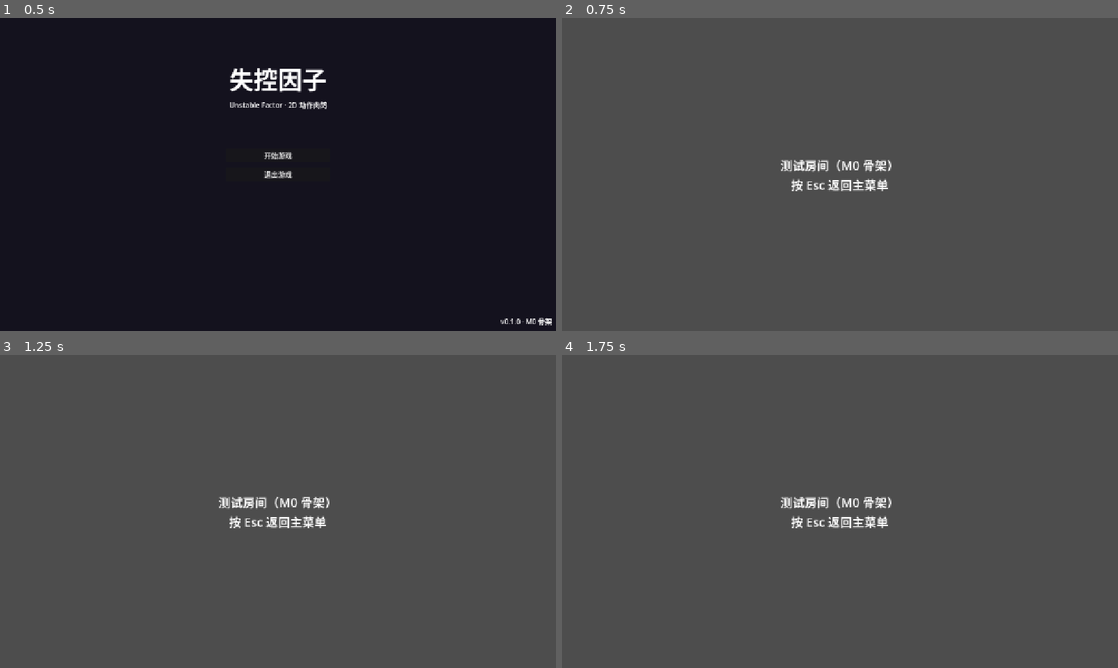
Above: before the commit, frames 1-4 (two rows, left to right).
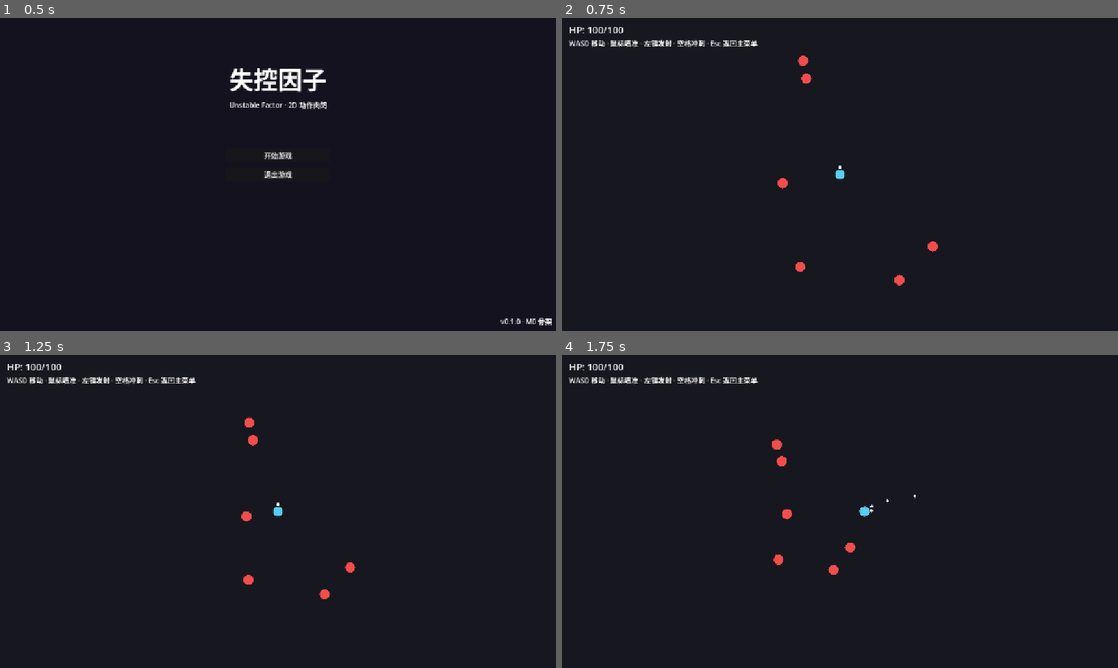
Above: after the commit, the same moments.

Repository: yyyhhh0317/EE
Game: Godot game, scene res://ui/main_menu/main_menu.tscn
Two runs of this game, one before a commit and one after it. Both use one fixed random seed, a clock stepped at 60 frames per second and the inputs below.
Inputs (mouse positions are in pixels of both pictures, inside the frame that each line leads up to):
- Up to frame 1 (0.5 s): no input
- Up to frame 2 (0.75 s): click "开始游戏" at 0.5 s
- Up to frame 3 (1.25 s): no input
- Up to frame 4 (1.75 s): move the mouse to (962, 495) at 1.27 s; press the mouse at (962, 495) at 1.28 s; hold D (move_right) from 1.28 s (still down); tap Space (dash) at 1.55 s

Frame 1 is identical in both runs. In frame 2, 100% of the frame differs, in the area x 0-100%, y 0-100%; in frame 3, 100%; in frame 4, 100%.

Commit message:
M1完成初步框架搭建

Diff:
--- a/autoload/event_bus.gd
+++ b/autoload/event_bus.gd
@@ -27,6 +27,12 @@
 func emit(event_name: String, payload: Variant = null) -> void:
 	event_emitted.emit(event_name, payload)
 	if _listeners.has(event_name):
-		# 复制一份，避免回调中增删订阅导致的遍历问题。
-		for cb: Callable in _listeners[event_name].duplicate():
+		var arr: Array = _listeners[event_name]
+		var invalid: Array = []
+		for cb: Callable in arr:
+			if not cb.is_valid():
+				invalid.append(cb)
+				continue
 			cb.call(payload)
+		for cb in invalid:
+			arr.erase(cb)
--- /dev/null
+++ b/combat/combat_resolver.gd
@@ -0,0 +1,17 @@
+class_name CombatResolver
+extends RefCounted
+## 伤害结算管线（M1 最小版：无词条，仅预留扩展点）。
+## 后续接入 Modifier 系统时，在 calculate_damage 处做加成/减免/行为钩子。
+
+## 计算最终伤害。
+static func calculate_damage(base_damage: float, _target: Node = null) -> float:
+	return maxf(0.0, base_damage)
+
+## 对目标施加伤害，返回实际造成的伤害。
+static func deal_damage(target: Node, base_damage: float, source: Node = null) -> float:
+	if not is_instance_valid(target) or not target.has_method("take_damage"):
+		return 0.0
+	var dealt := calculate_damage(base_damage, target)
+	target.take_damage(dealt, source)
+	EventBus.emit("combat.damage_dealt", {"target": target, "amount": dealt, "source": source})
+	return dealt
--- /dev/null
+++ b/combat/damage_number.gd
@@ -0,0 +1,25 @@
+extends Label
+## 飘字伤害数字（表现层，由测试房按 combat.damage_dealt 事件生成）。
+
+var _color: Color = Color.WHITE
+
+func setup(amount: float, pos: Vector2, color: Color) -> void:
+	_color = color
+	position = pos + Vector2(-40, -12) + Vector2(randf_range(-10, 10), randf_range(-16, -4))
+	size = Vector2(80, 24)
+	text = str(int(round(amount)))
+	horizontal_alignment = HORIZONTAL_ALIGNMENT_CENTER
+	vertical_alignment = VERTICAL_ALIGNMENT_CENTER
+	modulate = color
+	z_index = 100
+	add_theme_color_override("font_outline_color", Color.BLACK)
+	add_theme_constant_override("outline_size", 4)
+	_animate()
+
+func _animate() -> void:
+	var start := position
+	var tween := create_tween()
+	tween.set_parallel(true)
+	tween.tween_property(self, "position", start + Vector2(0, -40), 0.6)
+	tween.tween_property(self, "modulate", Color(_color.r, _color.g, _color.b, 0.0), 0.5).set_delay(0.15)
+	tween.chain().tween_callback(queue_free)
--- /dev/null
+++ b/combat/damage_number.tscn
@@ -0,0 +1,6 @@
+[gd_scene load_steps=2 format=3]
+
+[ext_resource type="Script" path="res://combat/damage_number.gd" id="1"]
+
+[node name="DamageNumber" type="Label"]
+script = ExtResource("1")
--- /dev/null
+++ b/combat/health.gd
@@ -0,0 +1,27 @@
+class_name HealthComponent
+extends Node
+## 生命组件：管理 HP 与死亡判定（组件组合，玩家 / 敌人复用）。
+
+signal damaged(amount: float, new_hp: float)
+signal died
+
+@export var max_hp: float = 100.0
+
+var hp: float
+
+func _ready() -> void:
+	hp = max_hp
+
+func take_damage(amount: float) -> void:
+	if hp <= 0.0:
+		return
+	hp = maxf(0.0, hp - amount)
+	damaged.emit(amount, hp)
+	if hp <= 0.0:
+		died.emit()
+
+func heal(amount: float) -> void:
+	hp = minf(max_hp, hp + amount)
+
+func is_dead() -> bool:
+	return hp <= 0.0
--- /dev/null
+++ b/combat/projectile.gd
@@ -0,0 +1,38 @@
+class_name Projectile
+extends Area2D
+## 玩家因子能量投射物。
+
+@export var speed: float = 600.0
+@export var damage: float = 10.0
+@export var lifetime: float = 3.0
+
+var direction: Vector2 = Vector2.RIGHT
+var source: Node = null
+
+@onready var body_sprite: Sprite2D = $Body
+
+func _ready() -> void:
+	body_entered.connect(_on_body_entered)
+	body_sprite.texture = Placeholder.circle(3, Color.WHITE)
+	body_sprite.modulate = Color(0.9, 0.95, 1.0)
+
+func setup(pos: Vector2, dir: Vector2, dmg: float, spd: float, src: Node) -> void:
+	global_position = pos
+	direction = dir.normalized()
+	damage = dmg
+	speed = spd
+	source = src
+	rotation = direction.angle()
+
+func _physics_process(delta: float) -> void:
+	lifetime -= delta
+	if lifetime <= 0.0:
+		queue_free()
+		return
+	global_position += direction * speed * delta
+
+func _on_body_entered(body: Node) -> void:
+	if body == source:
+		return
+	CombatResolver.deal_damage(body, damage, source)
+	queue_free()
--- /dev/null
+++ b/combat/projectile.tscn
@@ -0,0 +1,16 @@
+[gd_scene load_steps=3 format=3]
+
+[ext_resource type="Script" path="res://combat/projectile.gd" id="1"]
+
+[sub_resource type="CircleShape2D" id="CircleShape2D_1"]
+radius = 5.0
+
+[node name="Projectile" type="Area2D"]
+collision_layer = 4
+collision_mask = 2
+script = ExtResource("1")
+
+[node name="CollisionShape2D" type="CollisionShape2D" parent="."]
+shape = SubResource("CircleShape2D_1")
+
+[node name="Body" type="Sprite2D" parent="."]
--- /dev/null
+++ b/enemies/basic_enemy.gd
@@ -0,0 +1,99 @@
+class_name BasicEnemy
+extends CharacterBody2D
+## 基础杂兵：待机 → 索敌 → 追击 → 攻击前摇（预警）→ 近战攻击 → 受击/死亡。
+
+enum State { IDLE, CHASE, WINDUP }
+
+@export var move_speed: float = 120.0
+@export var detect_range: float = 320.0
+@export var attack_range: float = 42.0
+@export var attack_damage: float = 10.0
+@export var windup_time: float = 0.55
+@export var attack_cooldown: float = 0.8
+
+var _base_color := Color(0.95, 0.3, 0.3)  # 红色
+
+@onready var health: HealthComponent = $Health
+@onready var body_sprite: Sprite2D = $Body
+
+var state: State = State.IDLE
+var _player: Player = null
+var _windup_timer: float = 0.0
+var _attack_cd: float = 0.0
+
+func _ready() -> void:
+	add_to_group("enemy")
+	body_sprite.texture = Placeholder.circle(12, Color.WHITE)
+	body_sprite.modulate = _base_color
+	health.died.connect(_on_died)
+	health.damaged.connect(_on_damaged)
+
+func _physics_process(delta: float) -> void:
+	_attack_cd = maxf(0.0, _attack_cd - delta)
+	match state:
+		State.IDLE:
+			_idle()
+		State.CHASE:
+			_chase(delta)
+		State.WINDUP:
+			_windup(delta)
+
+func _idle() -> void:
+	if _player == null or not is_instance_valid(_player):
+		_player = _find_player()
+	if _player != null and global_position.distance_to(_player.global_position) <= detect_range:
+		state = State.CHASE
+
+func _find_player() -> Player:
+	var group := get_tree().get_nodes_in_group("player")
+	return group[0] as Player if not group.is_empty() else null
+
+func _chase(delta: float) -> void:
+	if _player == null or not is_instance_valid(_player):
+		state = State.IDLE
+		return
+	var to_player := _player.global_position - global_position
+	var dist := to_player.length()
+	if dist > detect_range * 1.4:
+		state = State.IDLE
+		return
+	if dist <= attack_range:
+		if _attack_cd <= 0.0:
+			_begin_windup()
+		return
+	velocity = to_player.normalized() * move_speed
+	move_and_slide()
+
+func _begin_windup() -> void:
+	state = State.WINDUP
+	_windup_timer = windup_time
+	velocity = Vector2.ZERO
+	body_sprite.modulate = Color(1.6, 0.5, 0.5)
+	var tween := create_tween()
+	tween.tween_property(body_sprite, "scale", Vector2(1.25, 1.25), windup_time)
+
+func _windup(delta: float) -> void:
+	_windup_timer -= delta
+	if _windup_timer <= 0.0:
+		_do_attack()
+
+func _do_attack() -> void:
+	body_sprite.scale = Vector2.ONE
+	body_sprite.modulate = _base_color
+	_attack_cd = attack_cooldown
+	state = State.CHASE
+	if _player != null and is_instance_valid(_player):
+		if global_position.distance_to(_player.global_position) <= attack_range * 1.5:
+			CombatResolver.deal_damage(_player, attack_damage, self)
+
+func take_damage(amount: float, _source: Node = null) -> void:
+	health.take_damage(amount)
+
+func _on_damaged(_amount: float, _new_hp: float) -> void:
+	body_sprite.modulate = Color.WHITE
+	var tween := create_tween()
+	tween.tween_property(body_sprite, "modulate", _base_color, 0.12)
+
+func _on_died() -> void:
+	EventBus.emit("combat.entity_died", self)
+	queue_free()
--- /dev/null
+++ b/enemies/basic_enemy.tscn
@@ -0,0 +1,21 @@
+[gd_scene load_steps=4 format=3]
+
+[ext_resource type="Script" path="res://enemies/basic_enemy.gd" id="1"]
+[ext_resource type="Script" path="res://combat/health.gd" id="2"]
+
+[sub_resource type="CircleShape2D" id="CircleShape2D_1"]
+radius = 10.0
+
+[node name="BasicEnemy" type="CharacterBody2D"]
+collision_layer = 2
+collision_mask = 0
+script = ExtResource("1")
+
+[node name="CollisionShape2D" type="CollisionShape2D" parent="."]
+shape = SubResource("CircleShape2D_1")
+
+[node name="Body" type="Sprite2D" parent="."]
+
+[node name="Health" type="Node" parent="."]
+script = ExtResource("2")
+max_hp = 40.0
--- /dev/null
+++ b/player/player.gd
@@ -0,0 +1,102 @@
+class_name Player
+extends CharacterBody2D
+## 玩家（零号受试者）：俯视角走位 + 鼠标瞄准 + 因子能量发射 + 冲刺（无敌帧）。
+
+@export var move_speed: float = 220.0
+@export var fire_rate: float = 0.15
+@export var projectile_damage: float = 12.0
+@export var projectile_speed: float = 600.0
+@export var dash_speed: float = 620.0
+@export var dash_time: float = 0.15
+@export var dash_cooldown: float = 0.5
+
+const PROJECTILE_SCENE := preload("res://combat/projectile.tscn")
+
+var _base_color := Color(0.35, 0.8, 0.95)  # 青色
+
+@onready var health: HealthComponent = $Health
+@onready var body_sprite: Sprite2D = $Body
+@onready var muzzle: Sprite2D = $Muzzle
+@onready var camera: Camera2D = $Camera2D
+
+var _fire_cd: float = 0.0
+var _dash_cd: float = 0.0
+var _dash_timer: float = 0.0
+var _dash_dir: Vector2 = Vector2.ZERO
+var _invincible_timer: float = 0.0
+
+func _ready() -> void:
+	add_to_group("player")
+	_apply_placeholder_textures()
+	health.damaged.connect(_on_damaged)
+	health.died.connect(_on_health_died)
+
+func _physics_process(delta: float) -> void:
+	_fire_cd = maxf(0.0, _fire_cd - delta)
+	_dash_cd = maxf(0.0, _dash_cd - delta)
+	_invincible_timer = maxf(0.0, _invincible_timer - delta)
+
+	if _dash_timer > 0.0:
+		_dash_timer -= delta
+		velocity = _dash_dir * dash_speed
+	else:
+		var input := Input.get_vector("move_left", "move_right", "move_up", "move_down")
+		velocity = input * move_speed
+		if _dash_cd <= 0.0 and Input.is_action_just_pressed("dash"):
+			_start_dash(input)
+
+	move_and_slide()
+
+	_aim()
+	if Input.is_action_pressed("attack") and _fire_cd <= 0.0:
+		_fire()
+
+func _aim() -> void:
+	var dir := (get_global_mouse_position() - global_position).normalized()
+	if dir.length_squared() > 0.01:
+		rotation = dir.angle()
+
+func _start_dash(input: Vector2) -> void:
+	_dash_dir = input.normalized() if input != Vector2.ZERO else Vector2.RIGHT.rotated(rotation)
+	_dash_timer = dash_time
+	_dash_cd = dash_cooldown
+	_invincible_timer = dash_time + 0.1
+	EventBus.emit("player.dash", {})
+
+func _fire() -> void:
+	_fire_cd = fire_rate
+	var dir := Vector2.RIGHT.rotated(rotation)
+	var p: Projectile = PROJECTILE_SCENE.instantiate()
+	get_tree().current_scene.add_child(p)
+	p.setup(global_position + dir * 20.0, dir, projectile_damage, projectile_speed, self)
+	EventBus.emit("player.shoot", {})
+
+func take_damage(amount: float, _source: Node = null) -> void:
+	if _invincible_timer > 0.0:
+		return
+	health.take_damage(amount)
+	EventBus.emit("player.hp_changed", health.hp)
+	_shake(6.0)
+
+func _on_damaged(_amount: float, _new_hp: float) -> void:
+	body_sprite.modulate = Color(1.0, 0.3, 0.3)
+	var tween := create_tween()
+	tween.tween_property(body_sprite, "modulate", _base_color, 0.15)
+
+func _on_health_died() -> void:
+	EventBus.emit("player.died", {})
+	set_physics_process(false)
+	GameManager.back_to_menu.call_deferred()
+
+func _shake(amount: float) -> void:
+	var tween := create_tween()
+	for i in 5:
+		var off := Vector2(randf_range(-amount, amount), randf_range(-amount, amount))
+		tween.tween_property(camera, "offset", off, 0.02)
+	tween.tween_property(camera, "offset", Vector2.ZERO, 0.04)
+
+func _apply_placeholder_textures() -> void:
+	body_sprite.texture = Placeholder.circle(12, Color.WHITE)
+	body_sprite.modulate = _base_color
+	muzzle.texture = Placeholder.circle(4, Color.WHITE)
+	muzzle.modulate = Color.WHITE
--- /dev/null
+++ b/player/player.tscn
@@ -0,0 +1,29 @@
+[gd_scene load_steps=4 format=3]
+
+[ext_resource type="Script" path="res://player/player.gd" id="1"]
+[ext_resource type="Script" path="res://combat/health.gd" id="2"]
+
+[sub_resource type="CircleShape2D" id="CircleShape2D_1"]
+radius = 10.0
+
+[node name="Player" type="CharacterBody2D"]
+collision_layer = 1
+collision_mask = 0
+script = ExtResource("1")
+
+[node name="CollisionShape2D" type="CollisionShape2D" parent="."]
+shape = SubResource("CircleShape2D_1")
+
+[node name="Body" type="Sprite2D" parent="."]
+
+[node name="Muzzle" type="Sprite2D" parent="."]
+position = Vector2(16, 0)
+
+[node name="Health" type="Node" parent="."]
+script = ExtResource("2")
+max_hp = 100.0
+
+[node name="Camera2D" type="Camera2D" parent="."]
+position_smoothing_enabled = true
+position_smoothing_speed = 8.0
+ignore_rotation = true
--- a/project.godot
+++ b/project.godot
@@ -95,3 +95,4 @@
 
 renderer/rendering_method="gl_compatibility"
 renderer/rendering_method.mobile="gl_compatibility"
+environment/defaults/default_clear_color=Color(0.09, 0.09, 0.12, 1)
--- a/rooms/test_room/test_room.gd
+++ b/rooms/test_room/test_room.gd
@@ -1,8 +1,69 @@
 extends Node2D
-## 测试房间（M0 骨架）：空场景占位，验证「主菜单 → 空场景 → 返回」。
+## 测试房间（M1 战斗原型）：玩家 + 无限刷怪，验证移动/发射/伤害/命中反馈。
+
+const PLAYER_SCENE := preload("res://player/player.tscn")
+const ENEMY_SCENE := preload("res://enemies/basic_enemy.tscn")
+const DAMAGE_NUMBER_SCENE := preload("res://combat/damage_number.tscn")
+
+const TARGET_ENEMY_COUNT := 6
+const RESPAWN_DELAY := 1.2
+
+@onready var enemies: Node2D = $Enemies
+@onready var fx_layer: Node2D = $FxLayer
+@onready var hp_label: Label = $UILayer/HUD/HP
+
+var _player: Player = null
+var _respawn_queue: Array[float] = []
 
 func _ready() -> void:
-	print("[TestRoom] 已进入测试房间（M0 骨架）。")
+	print("[TestRoom] 已进入测试房间（M1 战斗原型）。")
+	EventBus.on("combat.damage_dealt", _on_damage_dealt)
+	EventBus.on("combat.entity_died", _on_entity_died)
+	EventBus.on("player.hp_changed", _on_player_hp_changed)
+	_spawn_player()
+	for i in TARGET_ENEMY_COUNT:
+		_spawn_enemy()
+
+func _process(delta: float) -> void:
+	# 处理死亡后的重生计时。
+	for i in range(_respawn_queue.size() - 1, -1, -1):
+		_respawn_queue[i] -= delta
+		if _respawn_queue[i] <= 0.0:
+			_respawn_queue.remove_at(i)
+			_spawn_enemy()
+
+func _spawn_player() -> void:
+	_player = PLAYER_SCENE.instantiate()
+	add_child(_player)
+	_player.global_position = Vector2.ZERO
+	hp_label.text = "HP: %d/%d" % [int(_player.health.hp), int(_player.health.max_hp)]
+
+func _spawn_enemy() -> void:
+	if _player == null or not is_instance_valid(_player):
+		return
+	var e: BasicEnemy = ENEMY_SCENE.instantiate()
+	enemies.add_child(e)
+	var angle := randf() * TAU
+	var dist := randf_range(150.0, 300.0)
+	e.global_position = _player.global_position + Vector2.from_angle(angle) * dist
+
+func _on_damage_dealt(payload: Dictionary) -> void:
+	var target: Node = payload.get("target")
+	var amount: float = payload.get("amount", 0.0)
+	if not is_instance_valid(target):
+		return
+	var color := Color(1.0, 0.35, 0.35) if target.is_in_group("player") else Color(1.0, 0.95, 0.5)
+	var num: Label = DAMAGE_NUMBER_SCENE.instantiate()
+	fx_layer.add_child(num)
+	num.setup(amount, target.global_position, color)
+
+func _on_entity_died(_payload: Variant) -> void:
+	_respawn_queue.append(RESPAWN_DELAY)
+
+func _on_player_hp_changed(hp: float) -> void:
+	if _player == null or not is_instance_valid(_player):
+		return
+	hp_label.text = "HP: %d/%d" % [int(hp), int(_player.health.max_hp)]
 
 func _unhandled_input(event: InputEvent) -> void:
 	if event.is_action_pressed("pause"):
--- a/rooms/test_room/test_room.tscn
+++ b/rooms/test_room/test_room.tscn
@@ -5,21 +5,33 @@
 [node name="TestRoom" type="Node2D"]
 script = ExtResource("1")
 
+[node name="Enemies" type="Node2D" parent="."]
+
+[node name="FxLayer" type="Node2D" parent="."]
+
 [node name="UILayer" type="CanvasLayer" parent="."]
 
-[node name="HintLabel" type="Label" parent="UILayer"]
-anchors_preset = 8
-anchor_left = 0.5
-anchor_top = 0.5
-anchor_right = 0.5
-anchor_bottom = 0.5
-offset_left = -250.0
-offset_top = -40.0
-offset_right = 250.0
-offset_bottom = 40.0
+[node name="HUD" type="Control" parent="UILayer"]
+layout_mode = 3
+anchors_preset = 15
+anchor_right = 1.0
+anchor_bottom = 1.0
 grow_horizontal = 2
 grow_vertical = 2
-theme_override_font_sizes/font_size = 28
-text = "测试房间（M0 骨架）\n按 Esc 返回主菜单"
-horizontal_alignment = 1
-vertical_alignment = 1
+
+[node name="HP" type="Label" parent="UILayer/HUD"]
+layout_mode = 1
+offset_left = 16.0
+offset_top = 12.0
+offset_right = 260.0
+offset_bottom = 40.0
+theme_override_font_sizes/font_size = 22
+text = "HP: 100/100"
+
+[node name="Hint" type="Label" parent="UILayer/HUD"]
+layout_mode = 1
+offset_left = 16.0
+offset_top = 46.0
+offset_right = 700.0
+offset_bottom = 80.0
+text = "WASD 移动 · 鼠标瞄准 · 左键发射 · 空格冲刺 · Esc 返回主菜单"
--- /dev/null
+++ b/util/placeholder.gd
@@ -0,0 +1,17 @@
+class_name Placeholder
+extends RefCounted
+## 无美术资源时的占位纹理生成（M1 原型用，后续替换为真实素材）。
+
+## 生成实心圆纹理（白色，配合 modulate 上色）。
+static func circle(radius: int, color: Color) -> Texture2D:
+	var size := radius * 2 + 1
+	var img := Image.create(size, size, false, Image.FORMAT_RGBA8)
+	img.fill(Color(0, 0, 0, 0))
+	var r2 := radius * radius
+	for y in size:
+		for x in size:
+			var dx := x - radius
+			var dy := y - radius
+			if dx * dx + dy * dy <= r2:
+				img.set_pixel(x, y, color)
+	return ImageTexture.create_from_image(img)
Not shown, added: combat/combat_resolver.gd.uid
Not shown, added: combat/damage_number.gd.uid
Not shown, added: combat/health.gd.uid
Not shown, added: combat/projectile.gd.uid
Not shown, added: enemies/basic_enemy.gd.uid
Not shown, added: player/player.gd.uid
Not shown, added: util/placeholder.gd.uid
